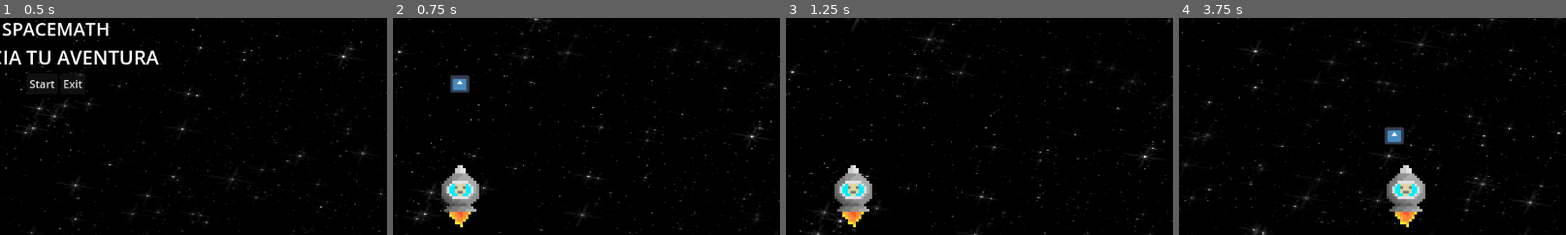
Above: before the commit, frames 1-4 (left to right).
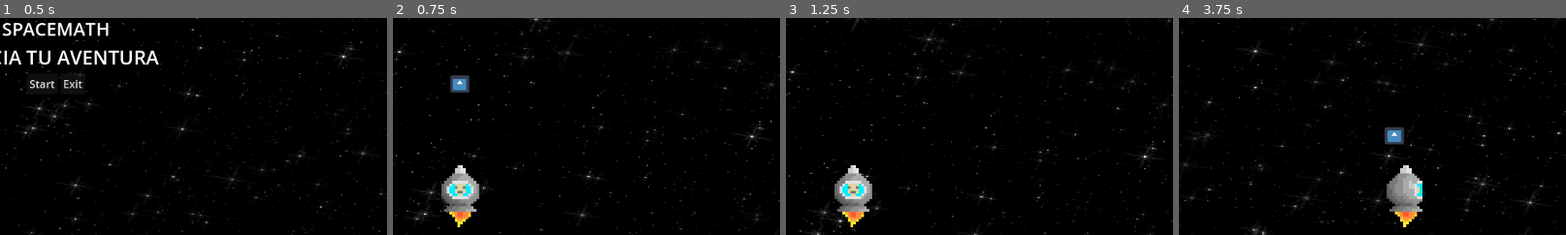
Above: after the commit, the same moments.

Repository: Keeeff9/math-kid
Game: Godot game, scene res://Scenes/menu.tscn
Two runs of this game, one before a commit and one after it. Both use one fixed random seed, a clock stepped at 60 frames per second and the inputs below. The engine's default icon, where the game draws it, is replaced by a stand-in: a white triangle on a blue panel in a dark square.
Inputs:
- Up to frame 1 (0.5 s): no input
- Up to frame 2 (0.75 s): click "Start" at 0.5 s
- Up to frame 3 (1.25 s): no input
- Up to frame 4 (3.75 s): tap Enter (ui_accept) at 1.25, 1.35, 1.52, 1.82, 2.1, 2.27, 2.57, 2.85, 3.6 s; hold Right (ui_right) 1.28-2.03 s; hold Left (ui_left) 2.03-2.78 s; hold Right (ui_right) from 2.78 s (still down)
The pictures show only the part of the screen within x 43-93%, y 41-91%; the shares and areas given below are measured in that part.

Frame 1 is identical in both runs. In frame 2, 0.1% of the frame differs, in the area x 14-21%, y 89-97%; in frame 3, 0.1%; in frame 4, 0.8%, in the area x 54-64%, y 75-97%.

Commit message:
Correccion animaciones en player, se crea variable is_moving para aplicar este feature

Diff:
--- a/SpaceMath/v.0.2.0/Scenes/player.tscn
+++ b/SpaceMath/v.0.2.0/Scenes/player.tscn
@@ -12,10 +12,6 @@
 region = Rect2(32, 24, 16, 24)
 
 [sub_resource type="AtlasTexture" id="AtlasTexture_b5oaf"]
-atlas = ExtResource("2_h6vvi")
-region = Rect2(32, 0, 16, 24)
-
-[sub_resource type="AtlasTexture" id="AtlasTexture_8pk2a"]
 atlas = ExtResource("2_h6vvi")
 region = Rect2(32, 0, 16, 24)
 
@@ -52,17 +48,11 @@
 "texture": SubResource("AtlasTexture_b5oaf")
 }, {
 "duration": 1.0,
-"texture": SubResource("AtlasTexture_b5oaf")
-}, {
-"duration": 1.0,
-"texture": SubResource("AtlasTexture_8pk2a")
-}, {
-"duration": 1.0,
 "texture": SubResource("AtlasTexture_kyqsr")
 }],
 "loop": true,
 "name": &"idle",
-"speed": 5.0
+"speed": 8.0
 }, {
 "frames": [{
 "duration": 1.0,
@@ -79,11 +69,11 @@
 }],
 "loop": false,
 "name": &"move",
-"speed": 7.0
+"speed": 12.0
 }]
 
 [sub_resource type="RectangleShape2D" id="RectangleShape2D_chtxl"]
-size = Vector2(64, 90)
+size = Vector2(58, 63)
 
 [node name="Jugador" type="CharacterBody2D" groups=["player_group"]]
 position = Vector2(592, 477)
@@ -93,11 +83,9 @@
 position = Vector2(1, 57)
 scale = Vector2(4.04688, 3.8125)
 sprite_frames = SubResource("SpriteFrames_abxrg")
-animation = &"move"
+animation = &"idle"
 autoplay = "idle"
-frame = 3
-frame_progress = 1.0
 
 [node name="CollisionShape2D" type="CollisionShape2D" parent="."]
-position = Vector2(0, 57)
+position = Vector2(2, 46.5)
 shape = SubResource("RectangleShape2D_chtxl")
--- a/SpaceMath/v.0.2.0/Scripts/player.gd
+++ b/SpaceMath/v.0.2.0/Scripts/player.gd
@@ -1,44 +1,37 @@
 extends CharacterBody2D
+
 const SPEED = 250
 
 var bullet_scene := preload("res://Scenes/bullet.tscn")
 @onready var animation: AnimatedSprite2D = $AnimatedSprite2D
 var conteo = 0
 
-@onready var sprite =$mainPlayer
+@onready var sprite = $mainPlayer
 
-var animation_has_played = false
-
-
+# Variable para saber si la animación está activa
+var is_moving = false
 
 func _physics_process(delta: float) -> void:
 	movimientopersonaje()
 	disparo()
 
-
 	move_and_slide()
-
 
 func disparo():
 	if Input.is_action_just_released("ui_accept"):
 		var bullet = bullet_scene.instantiate()
 		bullet.global_position = self.global_position
-		conteo +=1
+		conteo += 1
 		if conteo == 5:
 			print("5 disparos")
-
-
-
 		get_tree().root.add_child(bullet)
 
-
-#funcion colisiones con objetos#
+# Función colisiones con objetos
 func _on_area_2d_body_entered(body: Node2D) -> void:
-
 	if body.is_in_group("Colisiones"):
 		pass
 
-	#funcion moverPersonaje
+# Función moverPersonaje
 func movimientopersonaje():
 	var direction1 := Input.get_axis("ui_left", "ui_right")
 
@@ -46,13 +39,21 @@
 	if Input.is_action_pressed("ui_right"):
 		animation.flip_h = false
 		velocity.x = SPEED
-		animation.play("move")
+		if not is_moving: # Reproducir solo si no estaba en movimiento
+			animation.play("move")
+			is_moving = true
+
+	# Si se está moviendo a la izquierda
 	elif Input.is_action_pressed("ui_left"):
 		animation.flip_h = true
-		animation.play("move")
 		velocity.x = -SPEED
-	#
+		if not is_moving: # Reproducir solo si no estaba en movimiento
+			animation.play("move")
+			is_moving = true
+
 	# Si no se está moviendo
 	else:
 		velocity.x = move_toward(velocity.x, 0, SPEED)
-		animation.play("idle") # Solo reproducir idle si no se está moviendo
+		if is_moving: # Volver a idle si estaba en movimiento
+			animation.play("idle")
+			is_moving = false
Not shown: 1 places in SpaceMath/v.0.2.0/Scenes/player.tscn that only renumber resources
